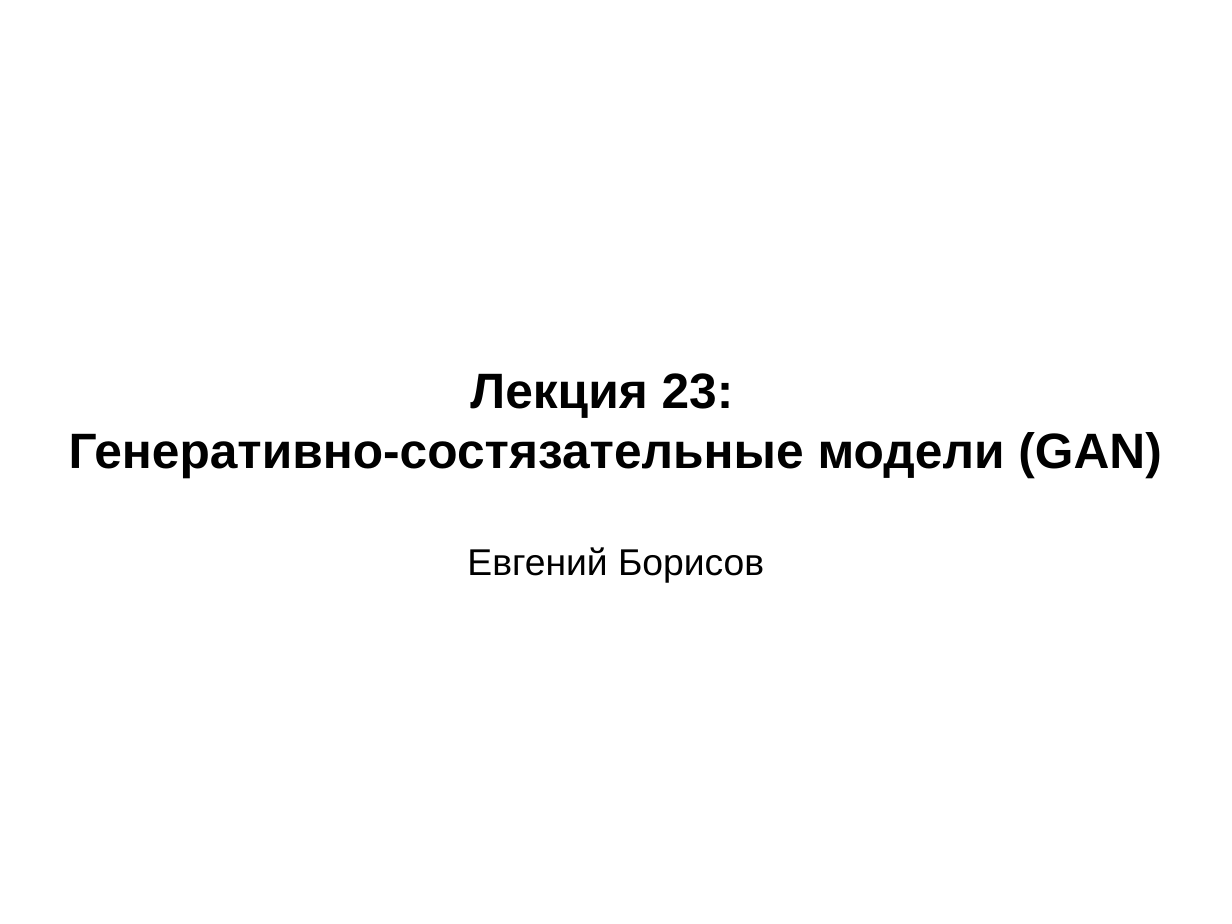
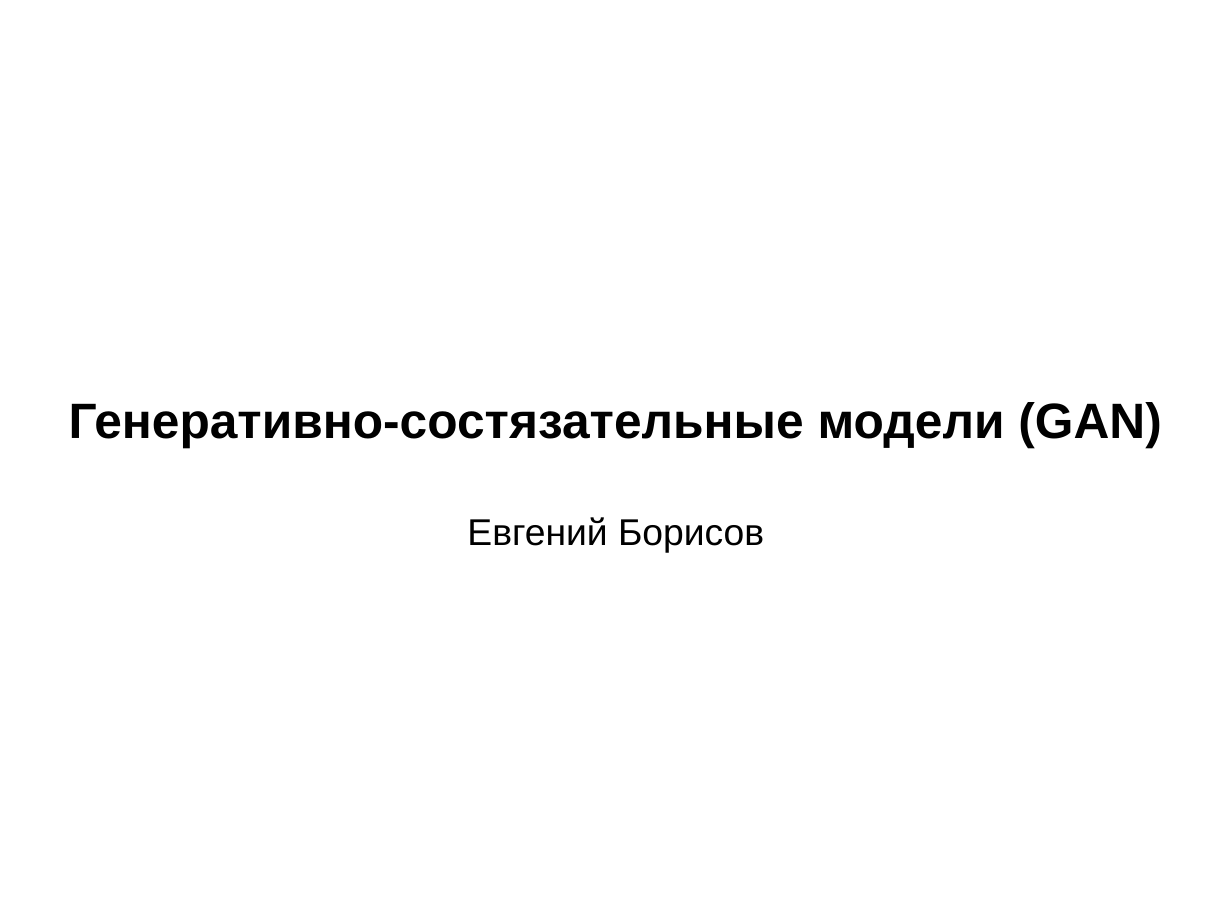
Before and after one commit to mechanoid5/ml_lectorium_legacy, a slide deck: slide 1 of 24-gan.odp. Drawn at 1232x924 pixels with LibreOffice and Linux fonts; fonts in the diff are those of the drawing; background and template pictures are left out. Boxes give left, top, right and bottom in pixels: in the first picture for what was removed or moved away, otherwise in the second. Text is boxed around its words. In the diff, an @@ line names an element or a change of style, - is before the commit and + after.

```diff
--- a/24-gan.odp
+++ b/24-gan.odp
@@ subtitle at (470,373,734,418): paragraph removed @@
-Лекция 23:
```
Also in this commit, not shown: 1 other slide changed, 2 slides added, 1 slide removed, 7 other files.
